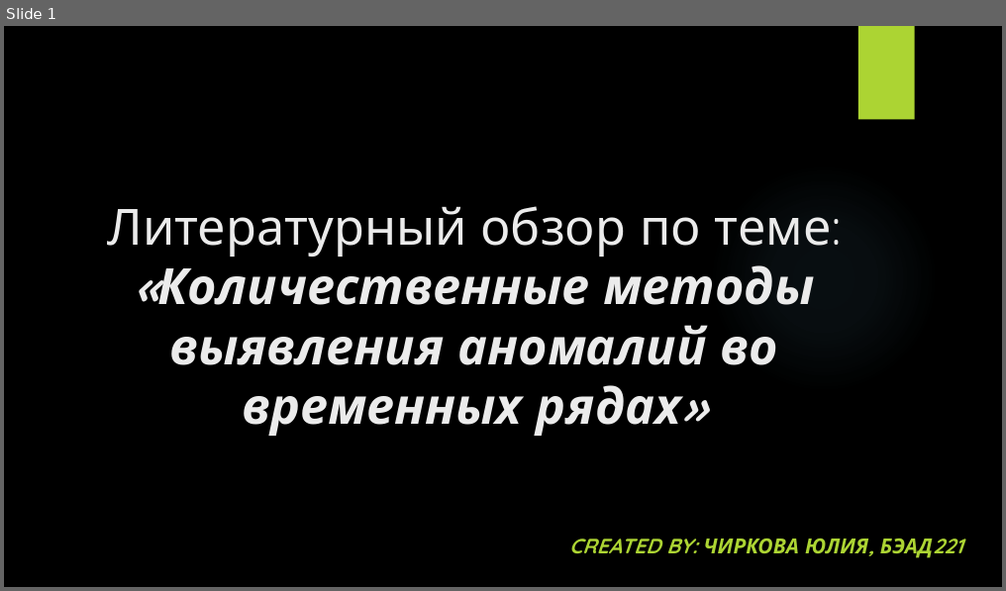
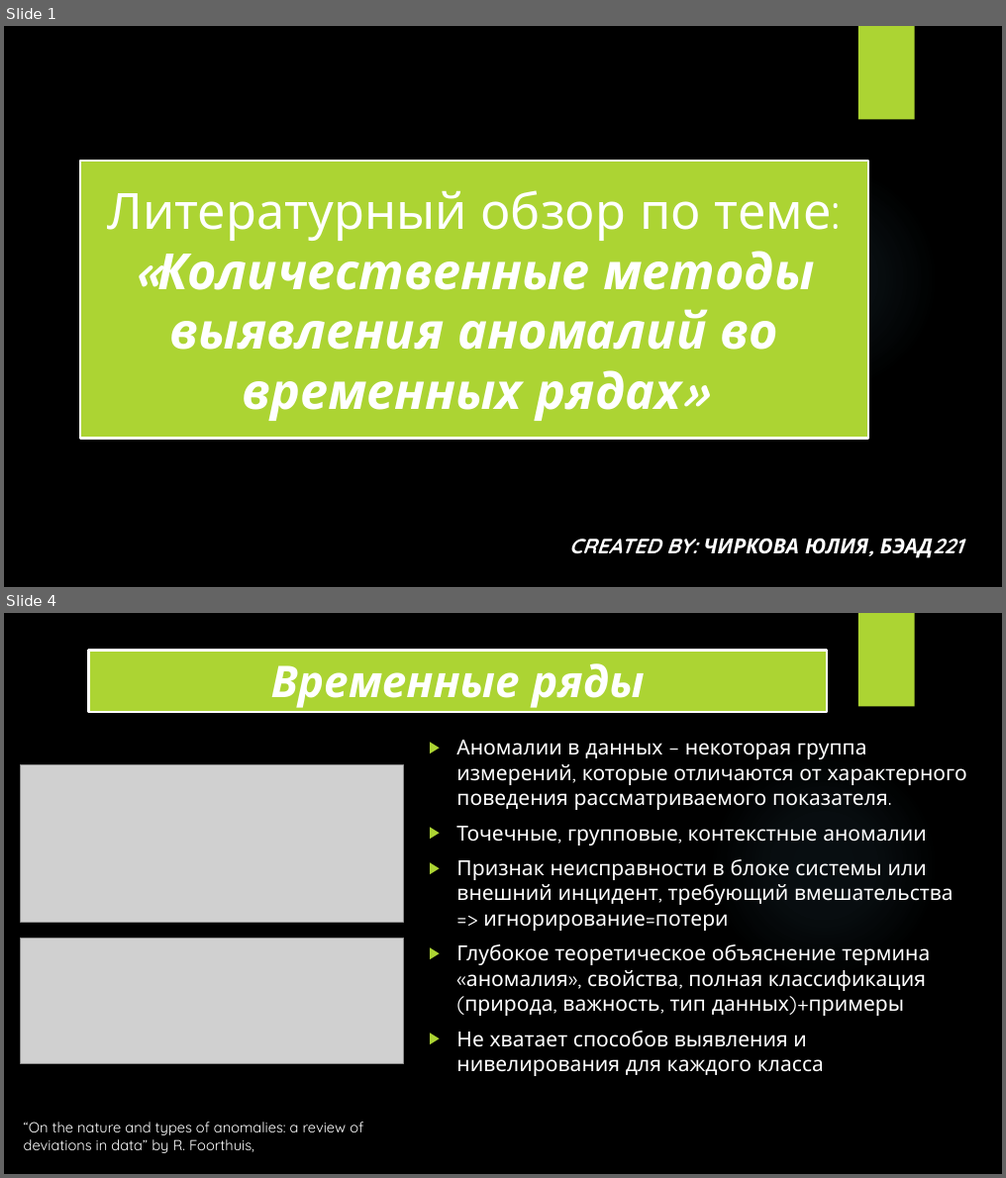
Before and after one commit to romashkova-nina/NIS_Literature_Review, a slide deck: Literature_Review_Presentation.pptx. Shown one above the other, each under a label of ours: slide 1 before the commit, slides 1 and 4 after it; the slides between them are not shown. The pictures are 1006x591 and 1006x1178 pixels, drawn with LibreOffice and Linux fonts; fonts in the diff are those of the drawing; grey boxes stand for pictures; background and template pictures are left out. Boxes give left, top, right and bottom in pixels: in the first picture for what was removed or moved away, otherwise in the second. Text is boxed around its words. In the diff, an @@ line names an element or a change of style, - is before the commit and + after.

```diff
--- a/Literature_Review_Presentation.pptx
+++ b/Literature_Review_Presentation.pptx
@@ slide 4 added at [4, 613, 1002, 1174], background picture (left out); not listed: 2 template elements that a slide beside it also shows @@
@@ title added at [88, 651, 827, 713], fill #ACD433, outline #FFFFFF 2.25 pt, 42 pt, text #FFFFFF, bold, italic @@
+Временные ряды
@@ text added at [456, 740, 967, 1076], 20 pt, text #FFFFFF @@
+▶ Аномалии в данных – некоторая группа измерений, которые отличаются от характерного поведения рассматриваемого показателя.
+▶ Точечные, групповые, контекстные аномалии
+▶ Признак неисправности в блоке системы или внешний инцидент, требующий вмешательства => игнорирование=потери
+▶ Глубокое теоретическое объяснение термина «аномалия», свойства, полная классификация (природа, важность, тип данных)+примеры
+▶ Не хватает способов выявления и нивелирования для каждого класса
@@ picture added at [21, 765, 404, 922] @@
@@ picture added at [21, 938, 404, 1063] @@
@@ text added at [24, 1122, 363, 1154], 14 pt, text #FFFFFF @@
+“On the nature and types of anomalies: a review of deviations in data” by R. Foorthuis,
@@ slide 1 changed as well @@
@@ title "Литературный обзор по теме: «Количественные ...": place and size @@
-title "Литературный обзор по теме: «Количественные ..." at [107, 206, 832, 436]
+title "Литературный обзор по теме: «Количественные ..." at [80, 161, 868, 439]
@@ title "Литературный обзор по теме: «Количественные ..." at [80, 161, 868, 439]: text colour #EBEBEB to #FFFFFF; vertical alignment bottom to middle; fill none to #ACD433; outline none to #FFFFFF 2.25 pt @@
@@ subtitle "CREATED BY: ЧИРКОВА ЮЛИЯ, БЭАД221" at [569, 538, 868, 555]: text colour #ACD433 to #FFFFFF @@
```
Also in this commit, not shown: 14 other slides added.
